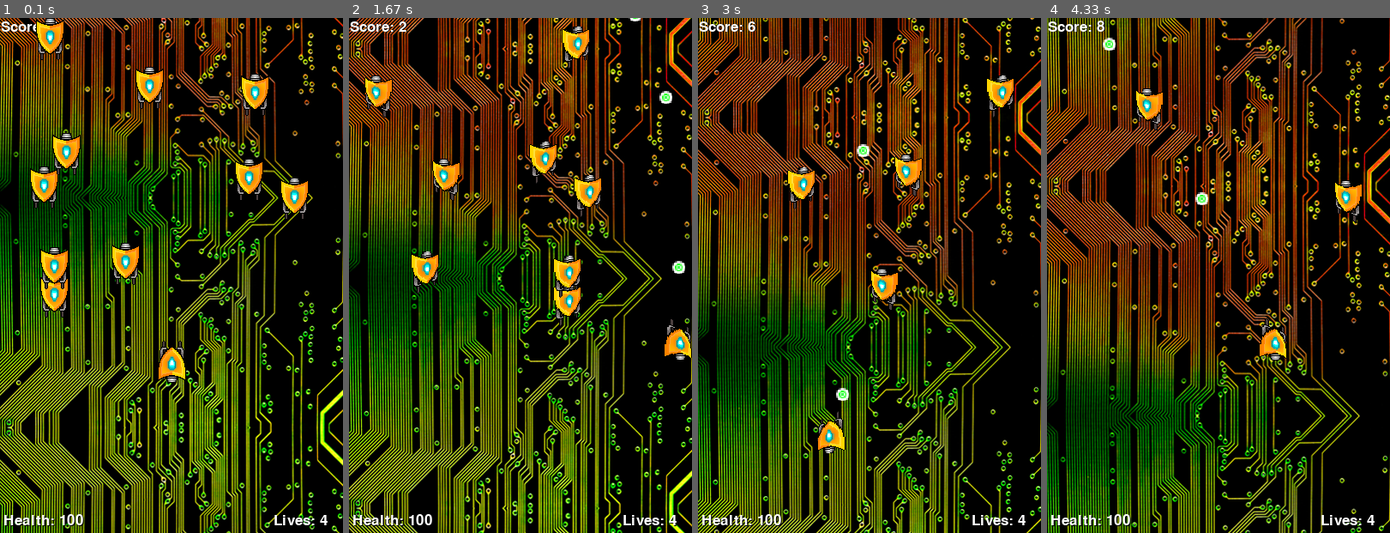
Above: before the commit, frames 1-4 (left to right).
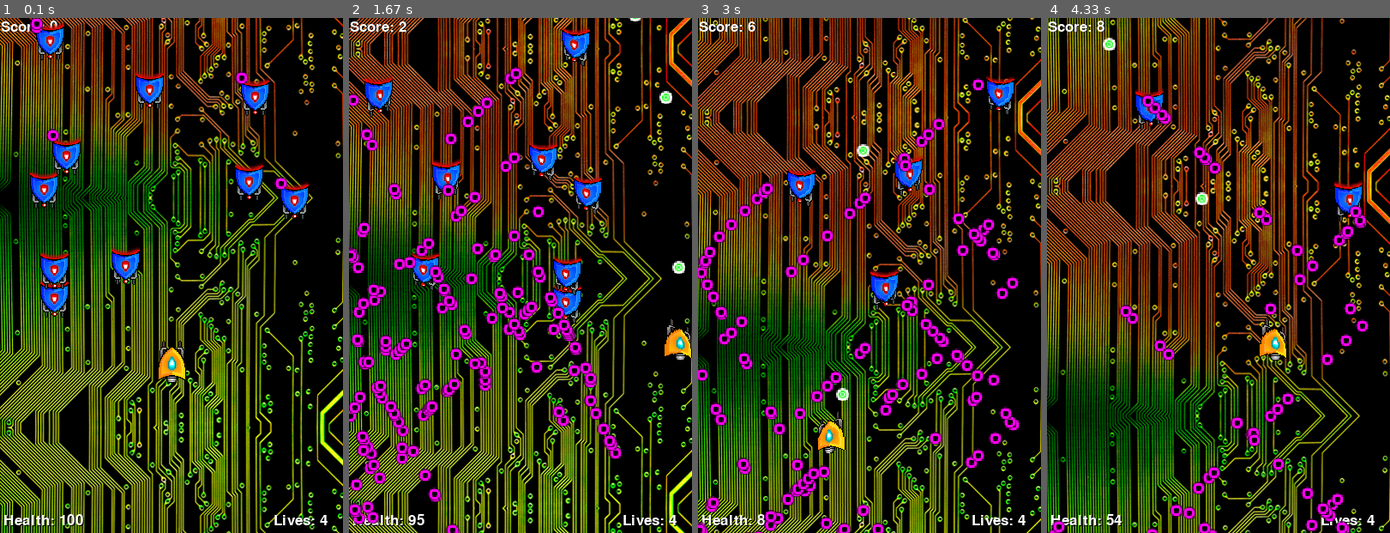
Above: after the commit, the same moments.

Repository: lukeg101/G51FSE-Pygame-Project
Game: pygame game, started from src/logicWars.py
Same seed, same stepped clock (60 frames per second), same inputs: the game is played once before the commit and once after it. The source is Python 2; it was converted automatically to run under Python 3.
Inputs:
- Up to frame 1 (0.1 s): no input
- Up to frame 2 (1.67 s): tap Space at 0.33, 0.73, 1.03, 1.23, 1.57 s; hold Right 0.67-1.13 s; hold Up 1.17-1.47 s; hold Right from 1.5 s (still down)
- Up to frame 3 (3 s): tap Space at 1.87, 2.07, 2.37, 2.63, 2.97 s; release Right at 1.97 s; hold Left 2-2.53 s; hold Down 2.57-2.87 s; hold Left from 2.9 s (still down)
- Up to frame 4 (4.33 s): tap Space at 3.27, 3.4, 3.8, 4.1 s; release Left at 3.3 s; hold Up 3.33-3.7 s; hold Right from 3.73 s (still down)

The runs differ from the first frame. In frame 1, 4.7% of the frame differs, in the area x 8-90%, y 0-58%; in frame 2, 11%, in the area x 0-80%, y 1-100%; in frame 3, 7.9%; in frame 4, 3.9%.

Commit message:
added enemies bullets, collision system and health

Diff:
--- /dev/null
+++ b/src/EnemyProjectile.py
@@ -0,0 +1,38 @@
+#import game modules
+import sys, pygame
+from pygame.sprite import Sprite
+from pygame.locals import *
+
+"""class that defines and characterises projectile objects within the game"""
+
+class EnemyProjectile(Sprite):
+
+	#initialises projectile object upon invocation
+        def __init__(self, spawnCoords):
+                pygame.sprite.Sprite.__init__(self)
+
+		self.counter = 0
+		self.projectileClock = 0
+		self.bulletImage = None
+
+                #load the image for the ship
+		self.bulletImage = pygame.image.load("enemyPlasmaProjectile.png")
+                self.bulletImage = pygame.transform.scale(self.bulletImage, (15, 15))
+		self.image = self.bulletImage
+
+		#load the rectangle image behind the sprite
+                self.rect = self.image.get_rect()
+		self.rect.center = spawnCoords
+
+		#method updates sprite state - moves projectiles along a linear path
+	def update(self):
+		self.rect.y += 2
+
+		if self.projectileClock == 0  and self.counter == 40:
+			self.counter = 0
+			self.projectileClock = 1
+		elif self.projectileClock == 1 and self.counter == 40:
+			self.counter = 0
+			self.projectileClock = 0
+		else:
+			self.counter += 1
--- a/src/EnemyShip.py
+++ b/src/EnemyShip.py
@@ -22,7 +22,7 @@
 
 		#load the image for the ship
                 for i in range(1,5):
-                        self.curImage = pygame.image.load("ORgateShipRevision" + str(i) + ".png")
+                        self.curImage = pygame.image.load("enemyNORGateShip" + str(i) + ".png")
                         self.curImage = pygame.transform.scale(self.curImage, (33, 49))
 			self.curImage = pygame.transform.rotate(self.curImage, 180)
                         self.shipImages.append(self.curImage)
@@ -66,10 +66,10 @@
                 if self.moveCounter == 20:
                         if self.moveDirection == 0:
                                 self.moveLeft()
-				self.image = self.shipImages[1]
+				self.image = self.shipImages[2]
                         elif self.moveDirection == 1:
                                 self.moveRight()
-				self.image = self.shipImages[2]
+				self.image = self.shipImages[3]
 
 	#updates the ship object state on screen
 	def update(self):
--- a/src/PlayerHealth.py
+++ b/src/PlayerHealth.py
@@ -24,10 +24,14 @@
         def renderText(self):
                 self.image = self.font.render("Health: %d" % self.health, True, self.colour)
 
-	#function simply removes 10 health if the player ship is hit 					#needs sorting
-        def hit(self):
-                self.health -= 10
+	#function simply removes health if the player ship is hit 					#needs sorting
+        def hit(self, hitValue):
+                self.health -= hitValue
                 self.renderText()
+
+	#function sets the health of the player - used when they lose a life
+	def newHealth(self, newValue):
+		self.health = newValue
 
 	#function updates sprite state on screen
         def update(self):
--- a/src/PlayerLives.py
+++ b/src/PlayerLives.py
@@ -26,7 +26,7 @@
 	#method to decrease the player lives
 	def decrease(self):
 	        self.lives -= 1
-	        self.render_text()
+	        self.renderText()
 
 	#method to update the state of the object on screen
 	def update(self):
--- a/src/logicWars.py
+++ b/src/logicWars.py
@@ -11,6 +11,7 @@
 from PlayerScore import PlayerScore
 from PlayerHealth import PlayerHealth
 from PlayerLives import PlayerLives
+from EnemyProjectile import EnemyProjectile
 
 
 """main function where the game runs"""						#game will be classified after prototype
@@ -57,6 +58,7 @@
 	spriteList.add(player)
 	projectileList = pygame.sprite.Group()
 	enemyList = pygame.sprite.Group()
+	enemyProjectileList = pygame.sprite.Group()
 
 	#demo day enemies
 	for i in range(10):
@@ -147,6 +149,29 @@
 				projectile.kill()
 				gameSuccess.play()
 
+		#enemy random fire pattern - unpredictable
+		for enemyShip in enemyList:
+
+			#each enemy will have a 1/200 chance of firing a projectile at the player
+			number = random.randrange(0, 10)
+			if (number == 5):
+				enemyProjectile = EnemyProjectile((enemyShip.rect.x, enemyShip.rect.y))
+				spriteList.add(enemyProjectile)
+				enemyProjectileList.add(enemyProjectile)
+
+		#hit detection of enemy projectiles with player
+		enemyProjectileCollideList = pygame.sprite.spritecollide(player, enemyProjectileList, True)
+
+		#reduce health if hit
+		healthBar.hit(len(enemyProjectileCollideList))
+		healthBarShadow.hit(len(enemyProjectileCollideList))
+
+		#reduce lives if health becomes zero
+		if healthBar.health <= 0:
+			playerLives.decrease()
+			healthBar.newHealth(100)
+			healthBarShadow.newHealth(100)
+
 		#animate the wallpaper on screen
                 window.blit(backgroundImage, (0, yScaler))
                 window.blit(backgroundImage, (0,yScaler - 1400))
Binary file added: src/enemyNORGateShip1.png
Binary file added: src/enemyNORGateShip2.png
Binary file added: src/enemyNORGateShip3.png
Binary file added: src/enemyNORGateShip4.png
Binary file added: src/enemyPlasmaProjectile.png
Not shown, added: src/EnemyProjectile.pyc
Not shown, changed: src/EnemyShip.pyc
Not shown, changed: src/PlayerHealth.pyc
Not shown, changed: src/PlayerLives.pyc
